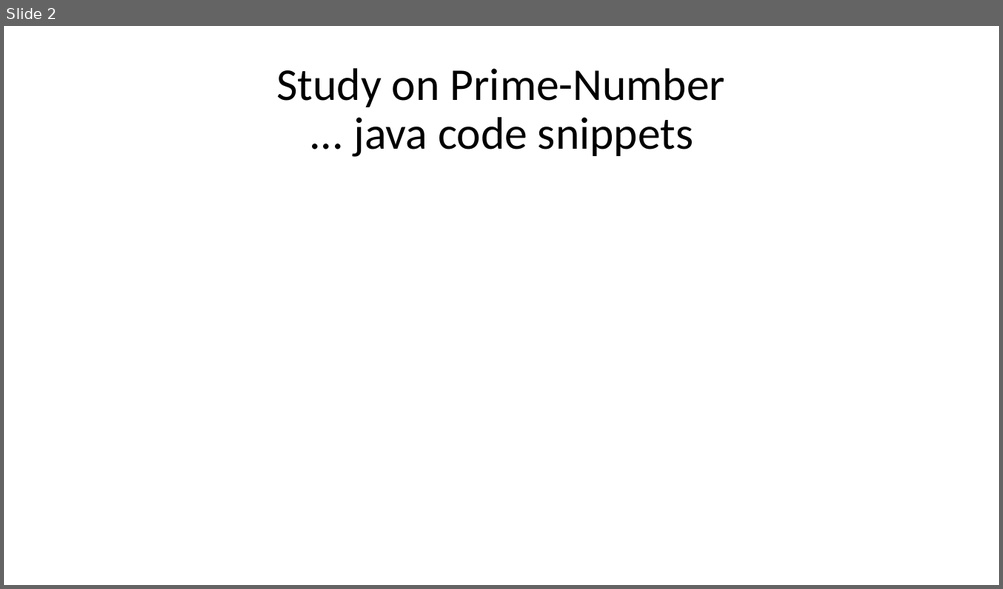
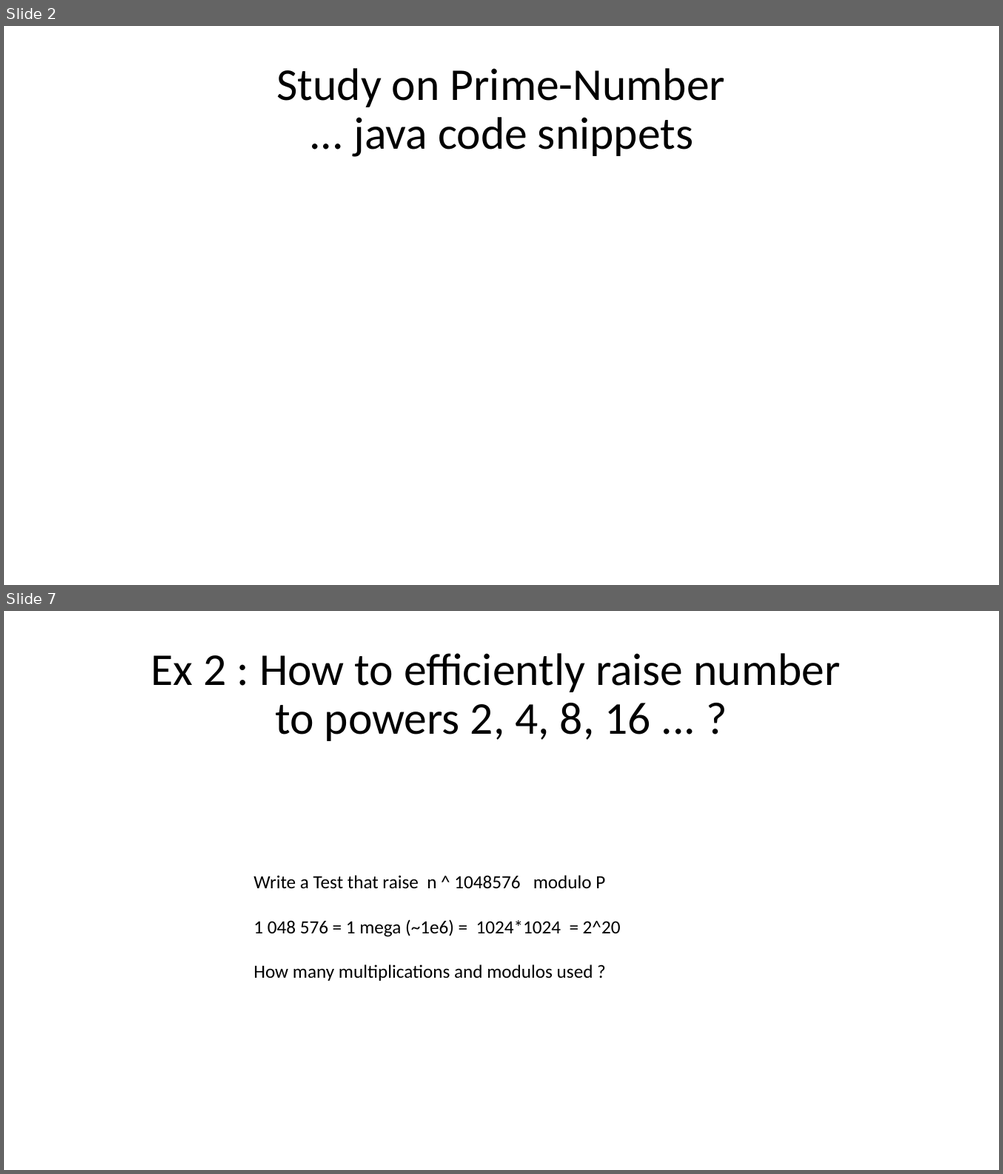
Before and after one commit to Arnaud-Nauwynck/presentations, a slide deck: security/hands-on/Security-TD4-cryptography-prime-numbers.pptx. Shown one above the other, each under a label of ours: slide 2 before the commit, slides 2 and 7 after it; the slides between them are not shown. The pictures are 1003x589 and 1003x1174 pixels, drawn with LibreOffice and Linux fonts; fonts in the diff are those of the drawing. Boxes give left, top, right and bottom in pixels: in the first picture for what was removed or moved away, otherwise in the second. Text is boxed around its words. In the diff, an @@ line names an element or a change of style, - is before the commit and + after.

```diff
--- a/security/hands-on/Security-TD4-cryptography-prime-numbers.pptx
+++ b/security/hands-on/Security-TD4-cryptography-prime-numbers.pptx
@@ slide 7 added at (x1=4, y1=611, x2=999, y2=1170), background #FFFFFF @@
@@ title added at (x1=151, y1=653, x2=839, y2=741), 44 pt, text #000000 @@
+Ex 2 : How to efficiently raise number
+to powers 2, 4, 8, 16 ... ?
@@ text added at (x1=253, y1=875, x2=620, y2=981), 18 pt, text #000000 @@
+Write a Test that raise n ^ 1048576 modulo P
+1 048 576 = 1 mega (~1e6) = 1024*1024 = 2^20
+How many multiplications and modulos used ?
```
Also in this commit, not shown: 6 slides changed, 21 other slides added, 3 slides removed, 23 other files.
